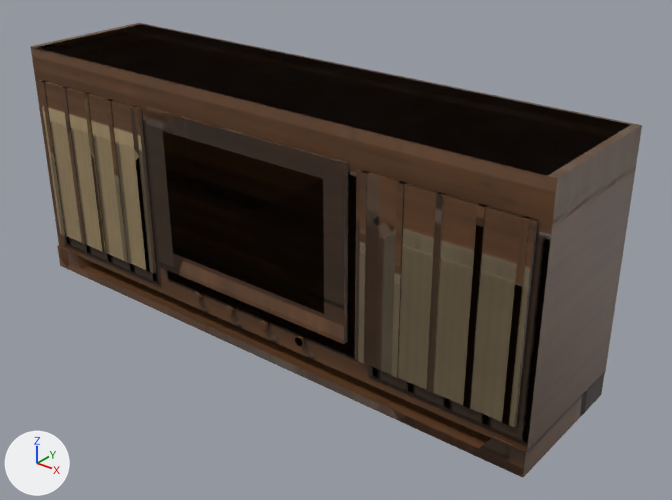
The FBX model art/house/v2/fbx/H_TVConsole.fbx, before and after one commit.
Both versions are drawn from a camera (50 mm lens) standing at (7.37, -8.36, 6.5) and looking at (0.56, 0.15, 1.22). The axes (+X, +Y, +Z) are drawn at lower left. The lights are the same throughout. The first picture is the older version.

Script lines for the objects in view, before the commit:
```python
me_h_tvconsole_001 = bpy.data.meshes.new('H_TVConsole.001')
me_h_tvconsole_001.from_pydata(...)  # 360 vertices, 636 faces; spans x -4.0..4.0, y -1.01..1.01, z 0.0..3.4
me_h_tvconsole_001.materials.append(mat_h_wooda)
# before: 24 (-1.6, -1.0, 0.75) at pixel (159, 267), 25 (1.6, -1.0, 0.75) at pixel (344, 344), 28 (-1.6, -1.0, 3.0) at pixel (144, 107), 29 (1.6, -1.0, 3.0) at pixel (344, 163)
ob_h_tvconsole = bpy.data.objects.new('H_TVConsole', me_h_tvconsole_001)
ob_h_tvconsole.location = (0.0, 0.0, 0.0)
```
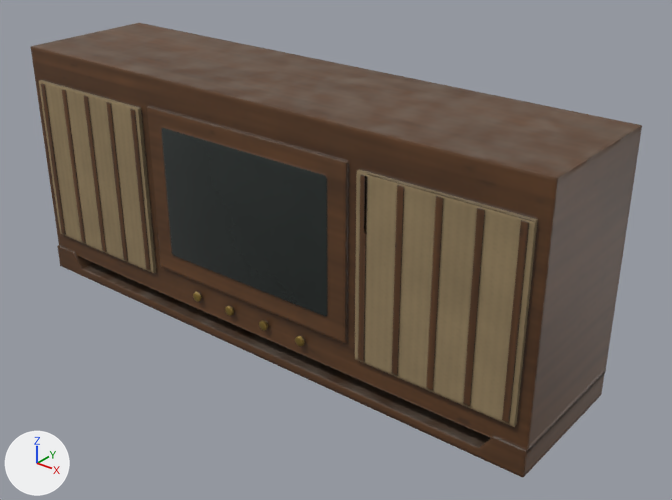
Changed parts and their boxes (x1, y1, x2, y2) in the pictures (672 x 500 px; the box of a moved part takes in the faces that stretch with it):
'H_TVConsole', reshaped, surface changed (lighter)
    both: (31, 23, 642, 478)
part 1 of me_h_tvconsole_001, moved or reshaped
    before: (41, 81, 66, 236)
    after: (41, 84, 66, 234)
part 2 of me_h_tvconsole_001, moved or reshaped
    before: (62, 87, 86, 245)
    after: (62, 90, 86, 243)
part 3 of me_h_tvconsole_001, moved or reshaped
    before: (83, 93, 107, 253)
    after: (84, 96, 106, 252)
part 4 of me_h_tvconsole_001, moved or reshaped
    before: (106, 99, 128, 263)
    after: (106, 102, 128, 261)
part 5 of me_h_tvconsole_001, moved or reshaped
    before: (130, 106, 151, 272)
    after: (130, 109, 151, 270)
part 6 of me_h_tvconsole_001, moved or reshaped
    before: (358, 172, 369, 364)
    after: (358, 175, 367, 361)
part 7 of me_h_tvconsole_001, moved or reshaped
    before: (391, 181, 405, 378)
    after: (391, 185, 404, 375)
part 8 of me_h_tvconsole_001, moved or reshaped
    before: (426, 192, 445, 393)
    after: (426, 196, 443, 391)
part 9 of me_h_tvconsole_001, moved or reshaped
    before: (463, 204, 488, 409)
    after: (463, 208, 485, 406)
part 10 of me_h_tvconsole_001, moved or reshaped
    before: (502, 216, 531, 425)
    after: (502, 220, 529, 423)
part 11 of me_h_tvconsole_001, moved or reshaped (not visible afterwards)
    before: (35, 24, 630, 177)
part 12 of me_h_tvconsole_001, moved or reshaped
    before: (145, 106, 348, 344)
    after: (146, 106, 348, 343)
part 13 of me_h_tvconsole_001, surface changed (lighter)
    both: (31, 23, 633, 477)

The edits, one by one:
me_h_tvconsole_001 has 360 vertices, 636 faces and spans x -4.0..4.0, y -1.01..1.01, z 0.0..3.4.
me_h_tvconsole_001 is used by ob_h_tvconsole; location (0.0, 0.0, 0.0).
me_h_tvconsole_001 part 1: the loose piece of 8 vertices spanning x -3.79..-3.71, y -1.0..-0.94, z 0.6..2.95 is scaled about its middle by (1, 1, 0.974).
me_h_tvconsole_001 part 2: the loose piece of 8 vertices spanning x -3.32..-3.24, y -1.0..-0.94, z 0.6..2.95 is scaled about its middle by (1, 1, 0.974).
me_h_tvconsole_001 part 3: the loose piece of 8 vertices spanning x -2.84..-2.76, y -1.0..-0.94, z 0.6..2.95 is scaled about its middle by (1, 1, 0.974).
me_h_tvconsole_001 part 4: the loose piece of 8 vertices spanning x -2.37..-2.29, y -1.0..-0.94, z 0.6..2.95 is scaled about its middle by (1, 1, 0.974).
me_h_tvconsole_001 part 5: the loose piece of 8 vertices spanning x -1.89..-1.81, y -1.0..-0.94, z 0.6..2.95 is scaled about its middle by (1, 1, 0.974).
me_h_tvconsole_001 part 6: the loose piece of 8 vertices spanning x 1.81..1.89, y -1.0..-0.94, z 0.6..2.95 is scaled about its middle by (1, 1, 0.974).
me_h_tvconsole_001 part 7: the loose piece of 8 vertices spanning x 2.29..2.37, y -1.0..-0.94, z 0.6..2.95 is scaled about its middle by (1, 1, 0.974).
me_h_tvconsole_001 part 8: the loose piece of 8 vertices spanning x 2.76..2.84, y -1.0..-0.94, z 0.6..2.95 is scaled about its middle by (1, 1, 0.974).
me_h_tvconsole_001 part 9: the loose piece of 8 vertices spanning x 3.24..3.32, y -1.0..-0.94, z 0.6..2.95 is scaled about its middle by (1, 1, 0.974).
me_h_tvconsole_001 part 10: the loose piece of 8 vertices spanning x 3.71..3.79, y -1.0..-0.94, z 0.6..2.95 is scaled about its middle by (1, 1, 0.974).
me_h_tvconsole_001 part 11: the loose piece of 8 vertices spanning x -3.9..3.9, y -0.94..0.96, z 3.38..3.4 is scaled about its middle by (1, 0.984, 0.7), then moved by (0.0, 0.01, 0.0).
Part 12, on me_h_tvconsole_001:
Vertices 24, 25, 28, 29 of me_h_tvconsole_001 move by (0.0, 0.02, 0.0).
me_h_tvconsole_001 part 13: texture (UV) coordinates of 515 of 636 faces, centred in x -4.0..4.0, y -1.01..1.01, z 0.0..3.4, changed; they spanned u 0.0..0.97, v 0.0..0.96 and now span u 0.0..0.99, v 0.0..0.97.
